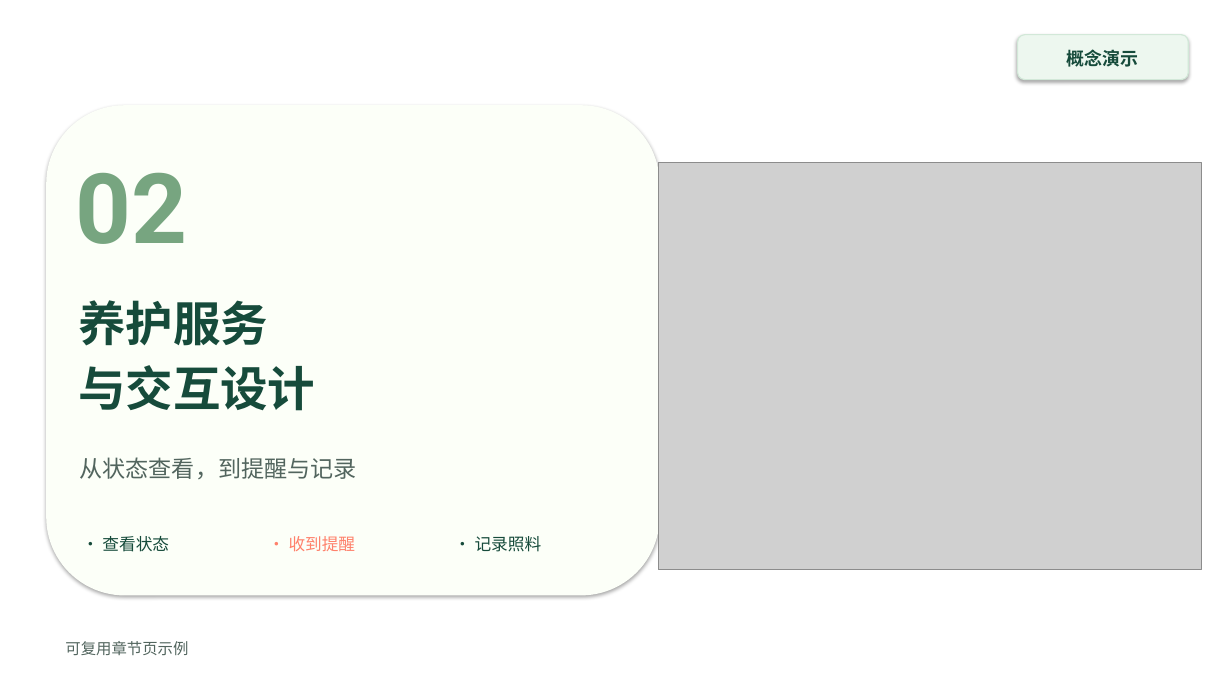
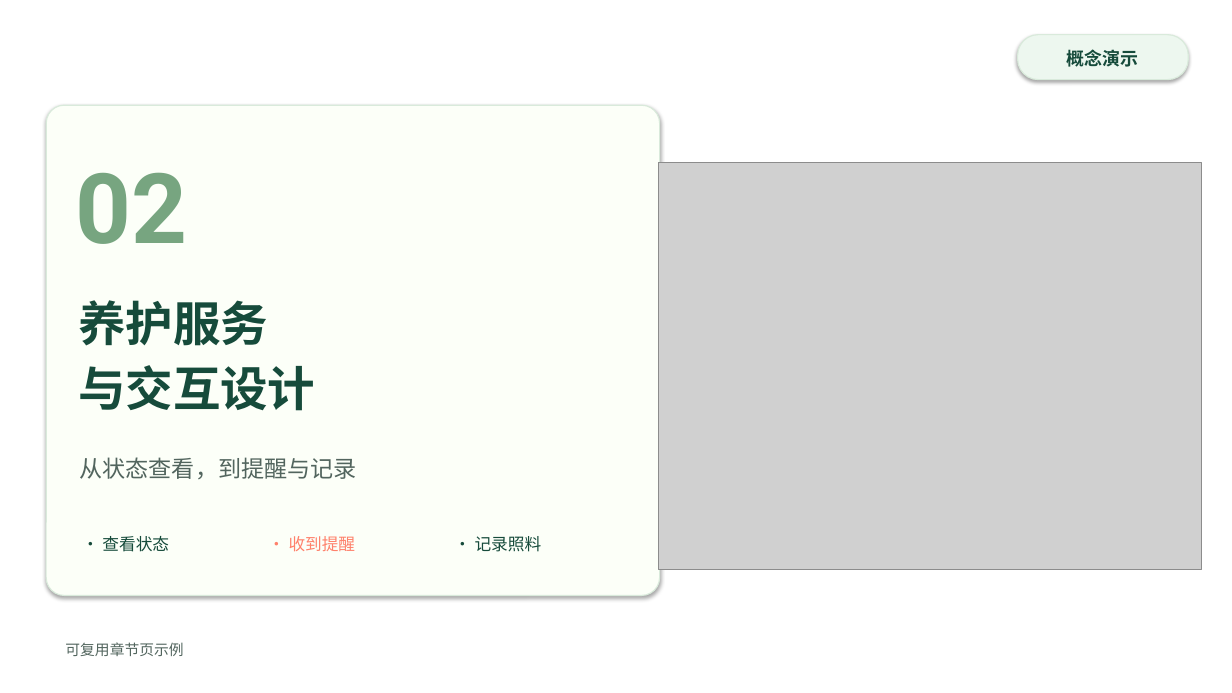
Before and after one commit to Meyt1n/web-to-editable-slides, a slide deck: slide 3 of examples/green-sprout/demo/green-sprout.pptx. Drawn at 1232x693 pixels with LibreOffice and Linux fonts; fonts in the diff are those of the drawing; grey boxes stand for pictures; background and template pictures are left out. Boxes give left, top, right and bottom in pixels: in the first picture for what was removed or moved away, otherwise in the second. Text is boxed around its words. In the diff, an @@ line names an element or a change of style, - is before the commit and + after.

```diff
--- a/examples/green-sprout/demo/green-sprout.pptx
+++ b/examples/green-sprout/demo/green-sprout.pptx
@@ rounded rectangle at (x1=1018, y1=35, x2=1189, y2=80): outline #D2E8D8 0.9 pt to #D9EADB 0.9 pt; proportions changed @@
@@ rounded rectangle at (x1=46, y1=105, x2=660, y2=596): outline none to #D9EADB 0.9 pt; proportions changed @@
@@ text "可复用章节页示例" at (x1=65, y1=642, x2=183, y2=656): size 12 to 11.5 pt @@
```
Also in this commit, not shown: 2 other slides changed, 53 other files.
